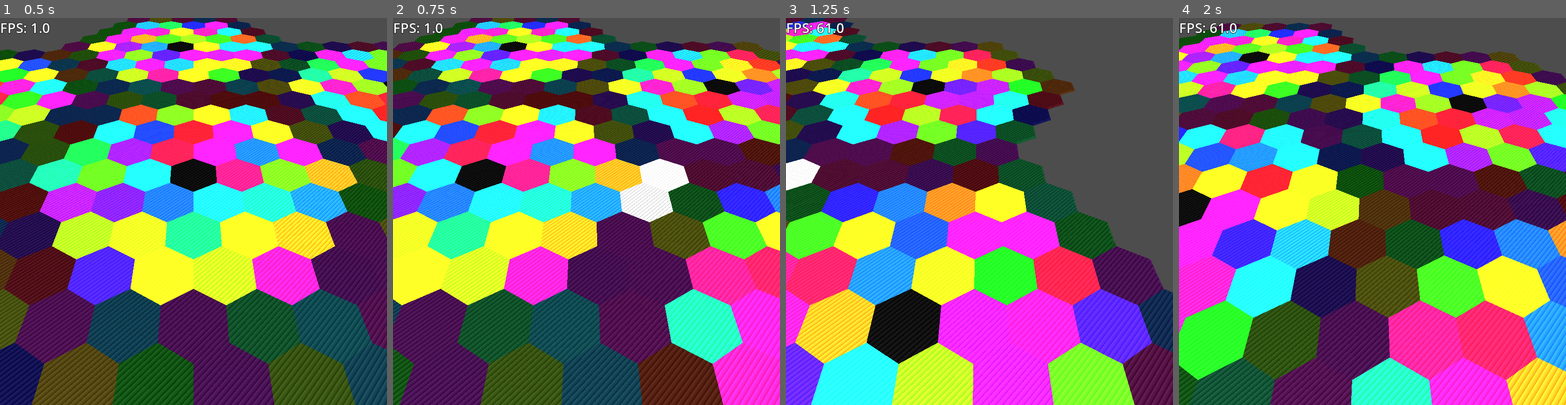
Above: before the commit, frames 1-4 (left to right).
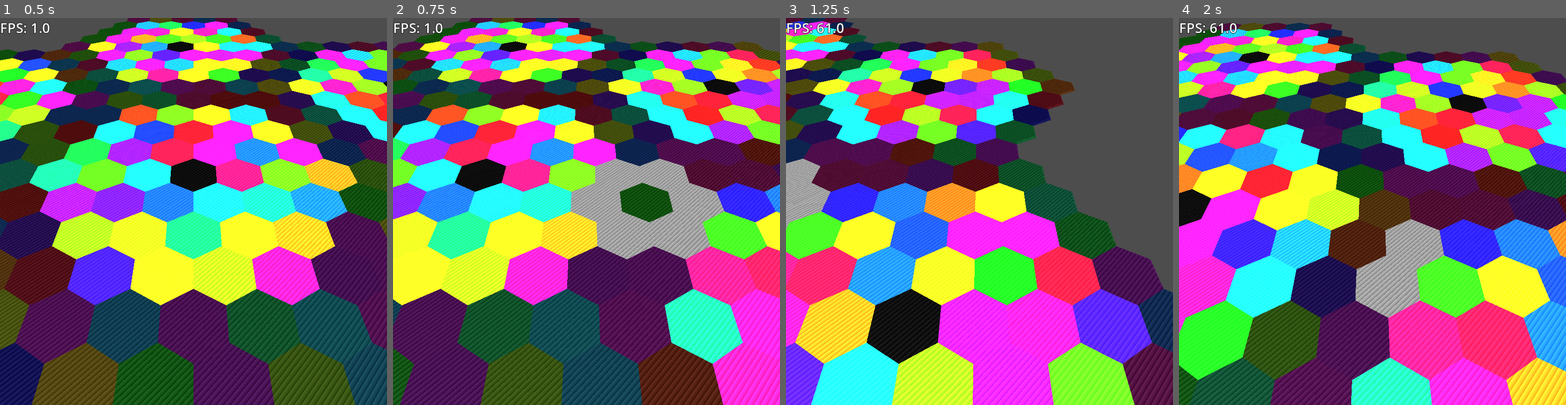
Above: after the commit, the same moments.

Repository: OrbitalOyster/golems
Game: Godot game, scene res://main.tscn
The game is run twice, just before and just after one commit, with the same random seed, the same clock (stepped at 60 frames per second) and the same inputs.
Inputs (mouse positions are in pixels of both pictures, inside the frame that each line leads up to):
- Up to frame 1 (0.5 s): no input
- Up to frame 2 (0.75 s): tap Enter at 0.5 s; move the mouse to (671, 192) at 0.52 s; hold D from 0.53 s (still down); hold Middle mouse button (camera_move) from 0.53 s (still down); click (671, 192) at 0.67 s
- Up to frame 3 (1.25 s): keep holding D; keep holding Middle mouse button (camera_move)
- Up to frame 4 (2 s): move the mouse to (1295, 230) at 1.27 s; release D at 1.28 s; release Middle mouse button (camera_move) at 1.28 s; hold A from 1.28 s (still down); tap Middle mouse button (camera_move) at 1.35 s

Frame 1 is identical in both runs. In frame 2, 7.1% of the frame differs, in the area x 45-86%, y 36-63%; in frame 3, 1.3%; in frame 4, 3.4%.

Commit message:
More math

Diff:
--- a/chunk.gd
+++ b/chunk.gd
@@ -64,6 +64,13 @@
 	hexes_node = Node3D.new()
 	add_child(hexes_node)
 
+func get_hex(coords: CubicCoords) -> Hex:
+	var linear = coords.to_linear()
+	if linear >= Math.get_number_of_hexes(Utils.CHUNK_RADIUS):
+		return null
+	else:
+		return hexes[linear]
+
 func get_neighbour_coords(d: int) -> CubicCoords:
 	return chunk_coords.get_neighbour_coords(1, d)
 
--- a/world.gd
+++ b/world.gd
@@ -5,44 +5,65 @@
 
 func get_hex_neighbours(chunk_n: int, hex_coords: CubicCoords) -> Array[Hex]:
 	var chunk = chunks[chunk_n]
+	var q = hex_coords.q
+	var r = hex_coords.r
+	var s = hex_coords.s
 	var result: Array[Hex]
 	result.resize(6)
+	result.fill(null)
+
+	if hex_coords.is_rim():
+		# Top-right && right
+		if q == Utils.CHUNK_RADIUS - 1:
+			var neighbour_n = chunks[chunk_n].get_neighbour_coords(0).to_linear()
+			result[0] = chunks[neighbour_n].get_hex(CubicCoords.new(-q, -s, -r))
+			result[1] = chunks[neighbour_n].get_hex(CubicCoords.new(-q, -s+1, -r-1))
+		# Right && bottom-right
+		if s == -(Utils.CHUNK_RADIUS - 1):
+			var neighbour_n = chunks[chunk_n].get_neighbour_coords(1).to_linear()
+			result[1] = chunks[neighbour_n].get_hex(CubicCoords.new(-r, -q, -s))
+			result[2] = chunks[neighbour_n].get_hex(CubicCoords.new(-r-1, -q+1, -s))
+		# Bottom-right && bottom-left
+		if r == Utils.CHUNK_RADIUS - 1:
+			var neighbour_n = chunks[chunk_n].get_neighbour_coords(2).to_linear()
+			result[2] = chunks[neighbour_n].get_hex(CubicCoords.new(-s, -r, -q))
+			result[3] = chunks[neighbour_n].get_hex(CubicCoords.new(-s-1, -r, -q+1))
+		# Bottom-left && right
+		if q == -(Utils.CHUNK_RADIUS - 1):
+			var neighbour_n = chunks[chunk_n].get_neighbour_coords(3).to_linear()
+			result[3] = chunks[neighbour_n].get_hex(CubicCoords.new(-q, -s, -r))
+			result[4] = chunks[neighbour_n].get_hex(CubicCoords.new(-q, -s-1, -r+1))
+		# Right && top-right
+		if s == Utils.CHUNK_RADIUS - 1:
+			var neighbour_n = chunks[chunk_n].get_neighbour_coords(4).to_linear()
+			result[4] = chunks[neighbour_n].get_hex(CubicCoords.new(-r, -q, -s))
+			result[5] = chunks[neighbour_n].get_hex(CubicCoords.new(-r+1, -q-1, -s))
+		# Top-right && top
+		if r == -(Utils.CHUNK_RADIUS - 1):
+			var neighbour_n = chunks[chunk_n].get_neighbour_coords(5).to_linear()
+			result[5] = chunks[neighbour_n].get_hex(CubicCoords.new(-s, -r, -q))
+			result[0] = chunks[neighbour_n].get_hex(CubicCoords.new(-s+1, -r, -q-1))
+		# Top && top-right (single hex)
+		if r == -(Utils.CHUNK_RADIUS - 1) && q == Utils.CHUNK_RADIUS - 1:
+			var neighbour_n = chunks[chunk_n].get_neighbour_coords(0).to_linear()
+			result[0] = chunks[neighbour_n].get_hex(CubicCoords.new(-q, -s, -r))
+
 	var neighbour_coords = hex_coords.get_all_neighbour_coords()
 	for i in 6:
-		result[i] = chunk.hexes[neighbour_coords[i].to_linear()]
+		if result[i] == null:
+			result[i] = chunk.hexes[neighbour_coords[i].to_linear()]
+
 	return result
 
 func paint_hex(chunk_n: int, coords: CubicCoords):
-	chunks[chunk_n].hexes[coords.to_linear()].set_color(Color.DARK_GRAY)
-	print(coords.q, "/", coords.r, "/", coords.s, " ", coords.to_linear())
-	var neighbour_coords = coords.get_all_neighbour_coords()
-	if coords.is_rim():
-		# Top-right
-		if coords.q == Utils.CHUNK_RADIUS - 1:
-			var neighbour_n = chunks[chunk_n].get_neighbour_coords(0).to_linear()
-			var neighbour_hex_coords = CubicCoords.new(-coords.q, -coords.s, -coords.r)
-			chunks[neighbour_n].hexes[neighbour_hex_coords.to_linear()].set_color(Color.GRAY)
-		else: if coords.r == -(Utils.CHUNK_RADIUS - 1):
-			var neighbour_n = chunks[chunk_n].get_neighbour_coords(5).to_linear()
-			var neighbour_hex_coords = CubicCoords.new(-coords.s + 1, -coords.r, -coords.q - 1)
-			chunks[neighbour_n].hexes[neighbour_hex_coords.to_linear()].set_color(Color.GRAY)
-		else:
-			chunks[chunk_n].hexes[neighbour_coords[0].to_linear()].set_color(Color.GRAY)
-			#if cubic.s == -(Utils.CHUNK_RADIUS - 1):
-			#var neighbour_n = chunks[chunk_n].get_neighbour_coords(1).to_linear()
-			#var neighbour_hex_coords = CubicCoords.new(-cubic.r, -cubic.q, -cubic.s)
-			#chunks[neighbour_n].hexes[neighbour_hex_coords.to_linear()].set_color(Color.GRAY)
-		#if cubic.r == Utils.CHUNK_RADIUS - 1:
-			#var neighbour_n = chunks[chunk_n].get_neighbour_coords(2).to_linear()
-			#var neighbour_hex_coords = CubicCoords.new(-cubic.s, -cubic.r, -cubic.q)
-			#chunks[neighbour_n].hexes[neighbour_hex_coords.to_linear()].set_color(Color.GRAY)
-	else:
-		for hex in get_hex_neighbours(chunk_n, coords):
-			hex.set_color(Color.GRAY)
+	var neighbours = get_hex_neighbours(chunk_n, coords)
+	for hex in neighbours:
+		if hex != null:
+			hex.set_color(Color.DIM_GRAY)
 
 func on_hex_clicked(chunk_n: int, hex_n: int):
-	print("Hex clicked ", chunk_n, " ", hex_n)
 	var cubic_coords = Math.linear_to_cubic(hex_n)
+	print("Hex clicked ", chunk_n, "[", hex_n, "] ", cubic_coords.q, "/",cubic_coords.r, "/", cubic_coords.s)
 	paint_hex(chunk_n, cubic_coords)
 
 func _init(radius: int):
